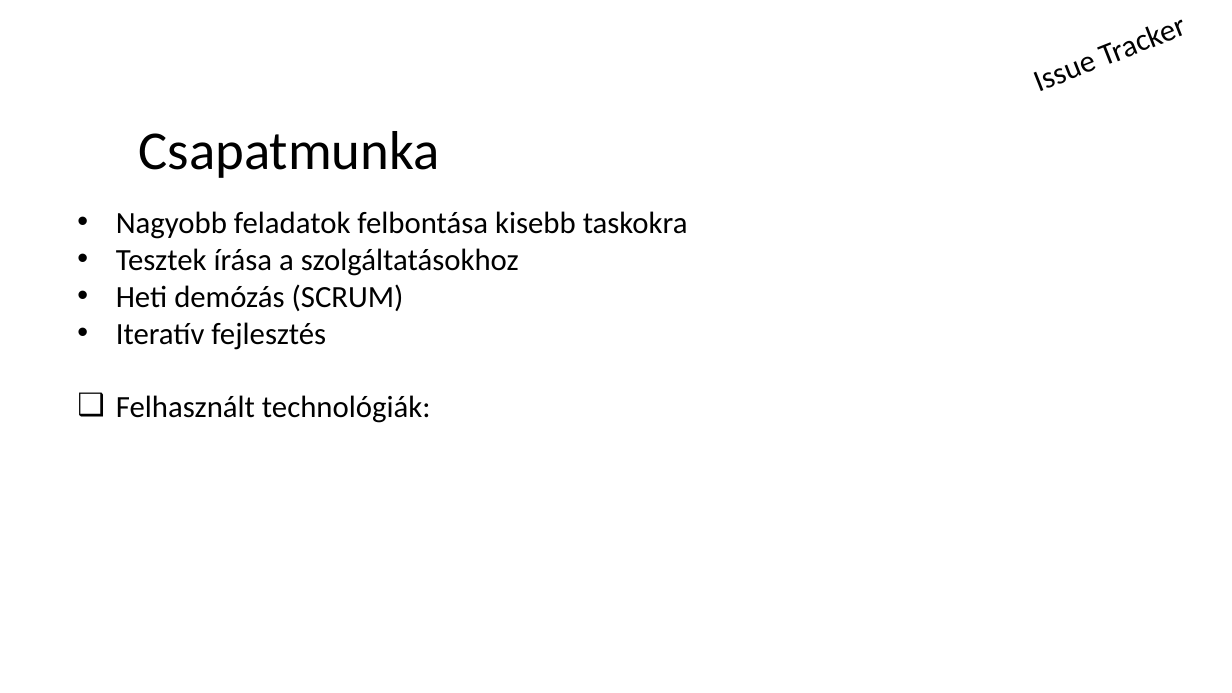
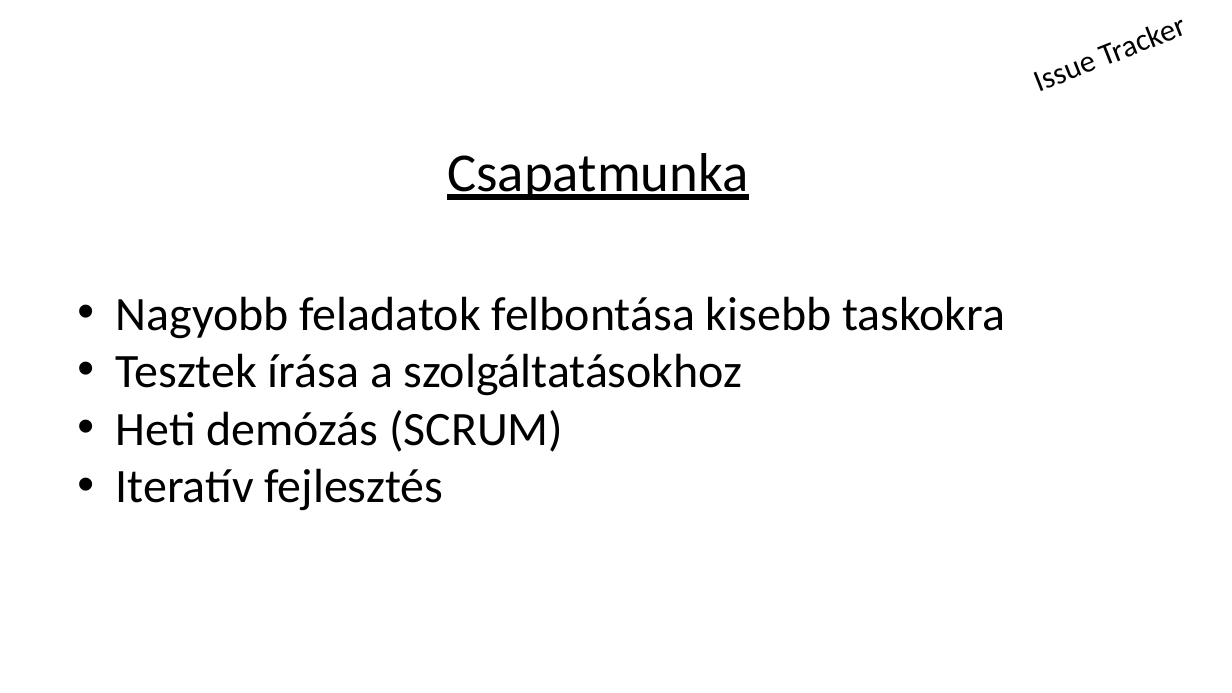
Before and after one commit to schonherz-java-ee-2016-q4/sandbox, a slide deck: slide 3 of KiralyDavid/minta ppt_Java.pptx. Drawn at 1232x693 pixels with LibreOffice and Linux fonts; fonts in the diff are those of the drawing; background and template pictures are left out. Boxes give left, top, right and bottom in pixels: in the first picture for what was removed or moved away, otherwise in the second. Text is boxed around its words. In the diff, an @@ line names an element or a change of style, - is before the commit and + after.

Commit message:
some fixes in ppt

```diff
--- a/KiralyDavid/minta ppt_Java.pptx
+++ b/KiralyDavid/minta ppt_Java.pptx
@@ subtitle "Csapatmunka": place and size @@
-subtitle "Csapatmunka" at [138, 131, 439, 178]
+subtitle "Csapatmunka" at [447, 153, 748, 200]
@@ subtitle "Csapatmunka" at [447, 153, 748, 200]: underline on @@
@@ text "Nagyobb feladatok felbontása kisebb taskokra": place and size @@
-text "Nagyobb feladatok felbontása kisebb taskokra" at [116, 211, 688, 350]
+text "Nagyobb feladatok felbontása kisebb taskokra" at [116, 296, 1005, 511]
@@ text "Nagyobb feladatok felbontása kisebb taskokra" at [116, 296, 1005, 511]: size 18 to 28 pt @@
@@ text removed at [116, 395, 431, 423] @@
-❑ Felhasznált technológiák:
```
Also in this commit, not shown: 2 other slides changed, 2 slides added.
